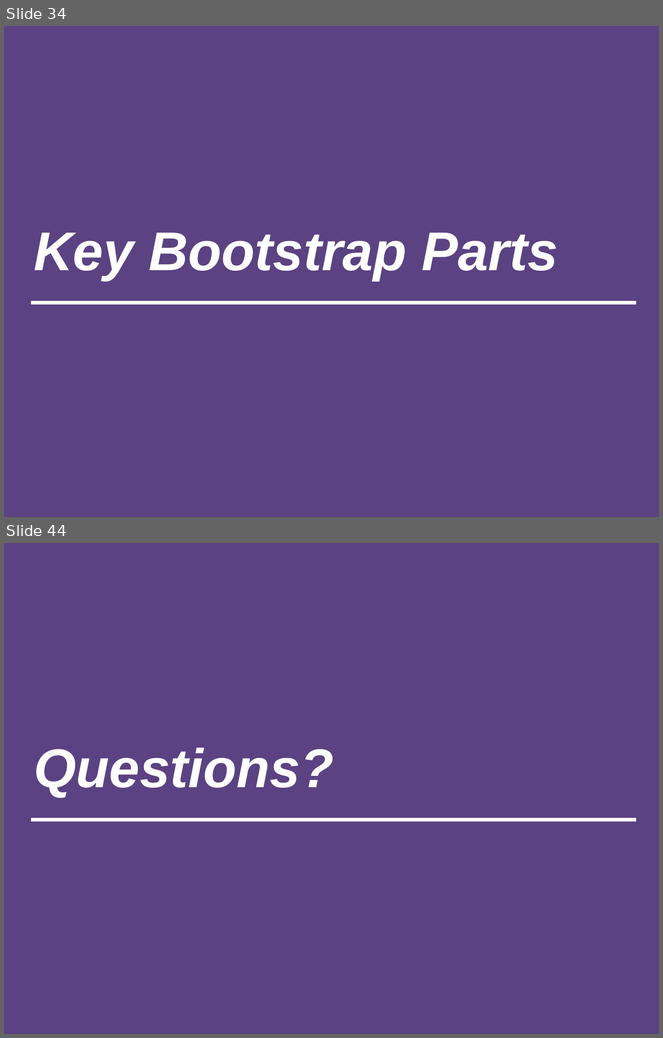
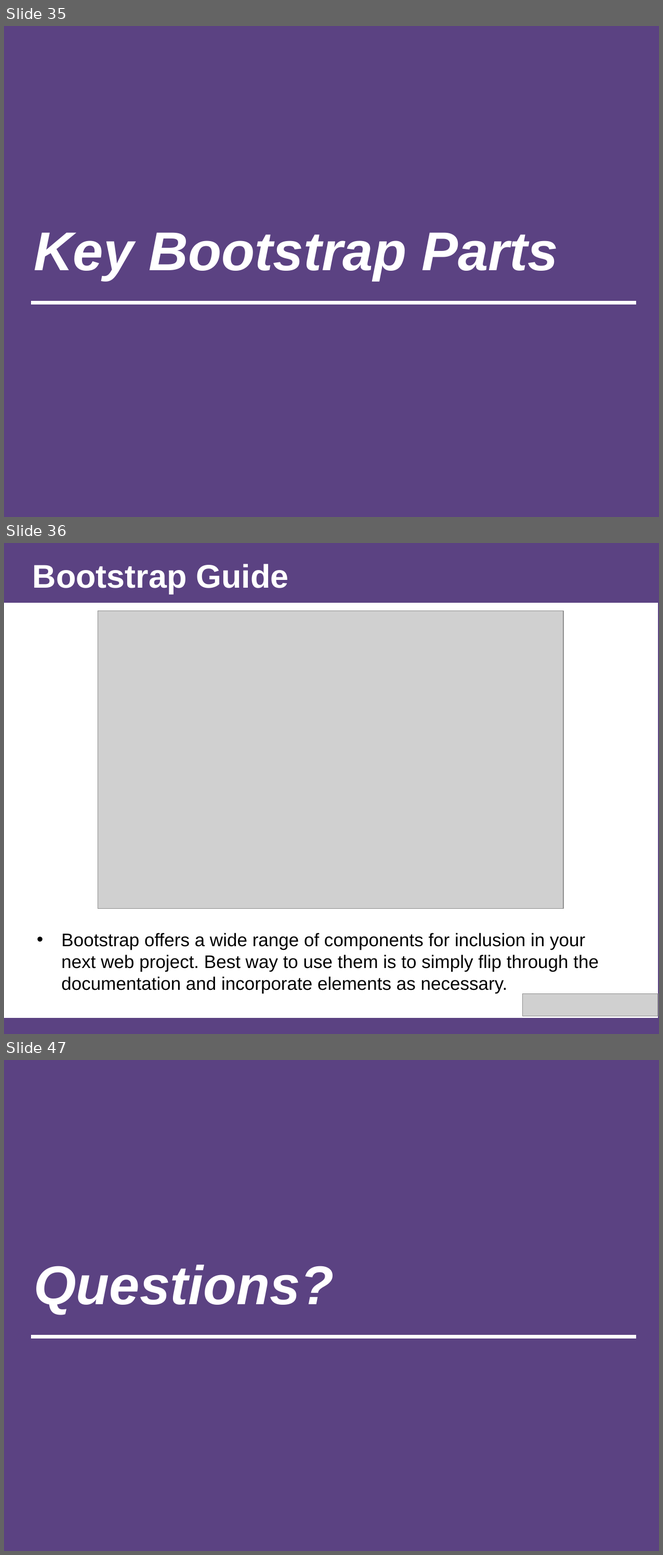
Before and after one commit to afhaque/Rice-DevChats-Bootstrap, a slide deck: slides/AHaque_Bootstrap-Presentation_1-24-15.pptx. Shown one above the other, each under a label of ours: slides 34 and 44 before the commit, slides 35, 36 and 47 after it; the slides between them are not shown. The pictures are 663x1038 and 663x1555 pixels, drawn with LibreOffice and Linux fonts; fonts in the diff are those of the drawing; grey boxes stand for pictures. Boxes give left, top, right and bottom in pixels: in the first picture for what was removed or moved away, otherwise in the second. Text is boxed around its words. In the diff, an @@ line names an element or a change of style, - is before the commit and + after.

```diff
--- a/slides/AHaque_Bootstrap-Presentation_1-24-15.pptx
+++ b/slides/AHaque_Bootstrap-Presentation_1-24-15.pptx
@@ slide 36 added at (4, 543, 659, 1034), background #5B4282 @@
@@ title added at (33, 564, 288, 593), 36 pt, text #FFFFFF, bold @@
+Bootstrap Guide
@@ rectangle added at (4, 603, 658, 1018), fill #FFFFFF @@
@@ picture added at (98, 611, 564, 909) @@
@@ text added at (61, 933, 599, 994), 20 pt, text #000000 @@
+• Bootstrap offers a wide range of components for inclusion in your next web project. Best way to use them is to simply flip through the documentation and incorporate elements as necessary.
@@ picture added at (523, 994, 659, 1016) @@
@@ what was slide 34 is now slide 35 @@
@@ what was slide 44 is now slide 47 @@
```
Also in this commit, not shown: 6 slides changed, 8 other slides added, 6 slides removed, 2 other files.
